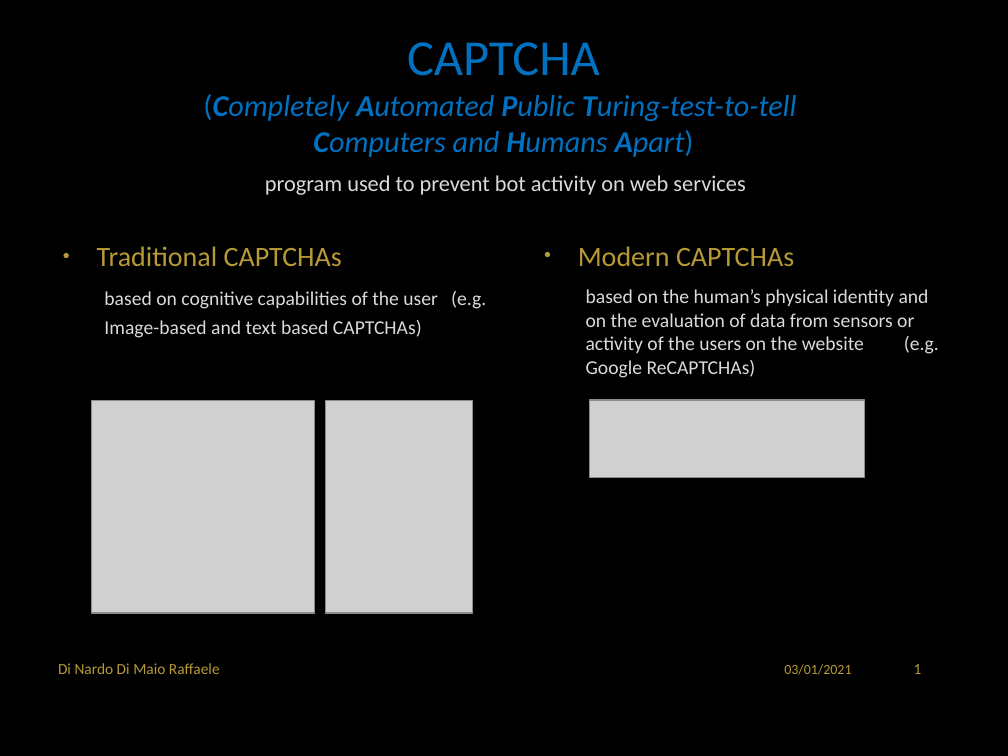
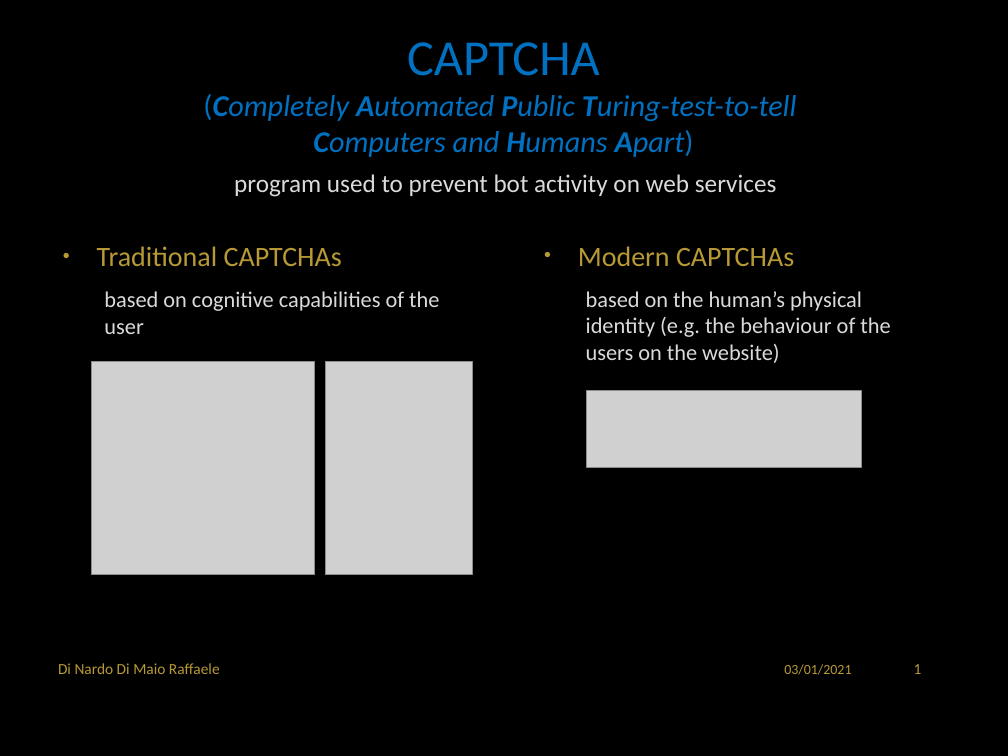
Before and after one commit to RaffaDNDM/AcCAPPCHA, a slide deck: slide 2 of Thesis/AcCAPPCHA.pptx. Drawn at 1008x756 pixels with LibreOffice and Linux fonts; fonts in the diff are those of the drawing; grey boxes stand for pictures; background and template pictures are left out. Boxes give left, top, right and bottom in pixels: in the first picture for what was removed or moved away, otherwise in the second. Text is boxed around its words. In the diff, an @@ line names an element or a change of style, - is before the commit and + after.

```diff
--- a/Thesis/AcCAPPCHA.pptx
+++ b/Thesis/AcCAPPCHA.pptx
@@ text "program used to prevent bot ..." at <box>234,174,776,197</box>: size 16 to 18 pt @@
@@ text at <box>104,291,439,334</box>: text changed; size 14 to 16 pt @@
-  based on cognitive capabilities of the user (e.g. Image-based and text based CAPTCHAs)
+  based on cognitive capabilities of the user
@@ text at <box>586,291,890,363</box>: text changed; size 14 to 16 pt @@
-  based on the human’s physical identity and on the evaluation of data from sensors or activity of the users on the website (e.g. Google ReCAPTCHAs)
+  based on the human’s physical identity (e.g. the behaviour of the users on the website)
@@ picture: place and size @@
-picture at <box>92,400,314,613</box>
+picture at <box>92,362,314,575</box>
@@ picture: place and size @@
-picture at <box>325,400,472,613</box>
+picture at <box>325,362,472,575</box>
@@ picture: place and size @@
-picture at <box>590,400,865,478</box>
+picture at <box>587,390,862,468</box>
```
Also in this commit, not shown: 5 other slides changed, 1 slide added.
